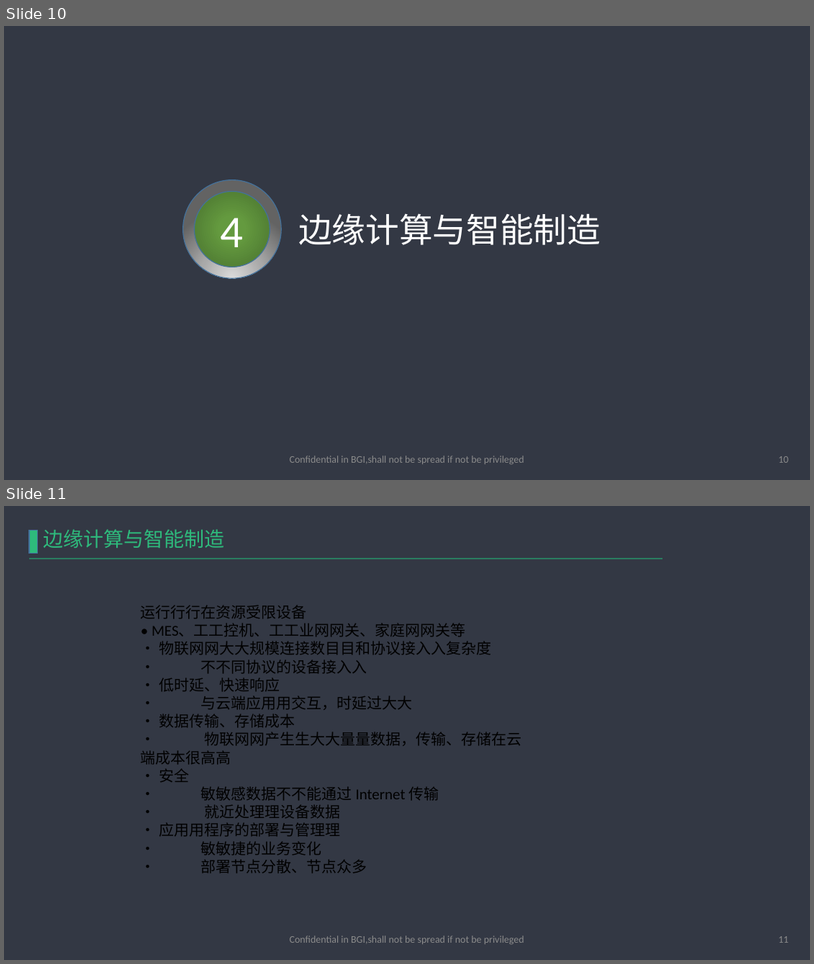
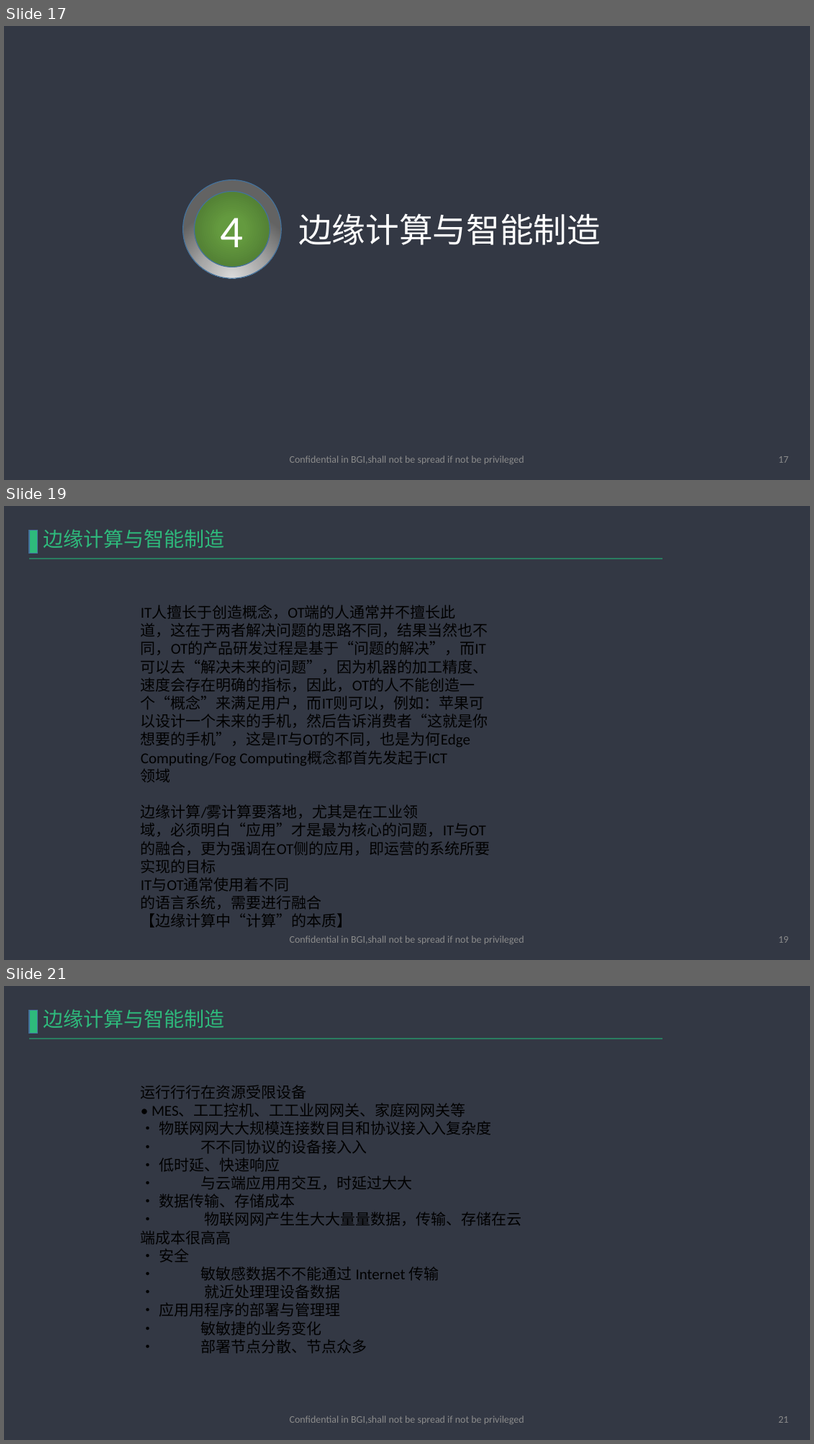
Before and after one commit to haobolicpp/EdgeComputing, a slide deck: 边缘计算.pptx. Shown one above the other, each under a label of ours: slides 10 and 11 before the commit, slides 17, 19 and 21 after it; the slides between them are not shown. The pictures are 814x964 and 814x1444 pixels, drawn with LibreOffice and Linux fonts; fonts in the diff are those of the drawing; background and template pictures are left out. Boxes give left, top, right and bottom in pixels: in the first picture for what was removed or moved away, otherwise in the second. Text is boxed around its words. In the diff, an @@ line names an element or a change of style, - is before the commit and + after.

```diff
--- a/边缘计算.pptx
+++ b/边缘计算.pptx
@@ slide 19 added at (x1=4, y1=506, x2=810, y2=960), background #333844; not listed: 2 template elements that a slide beside it also shows @@
@@ text added at (x1=44, y1=529, x2=225, y2=548), 24 pt, text #2EBA7C @@
+边缘计算与智能制造
@@ text added at (x1=141, y1=605, x2=491, y2=927), 18 pt, text #000000 @@
+IT人擅长于创造概念，OT端的人通常并不擅长此
+道，这在于两者解决问题的思路不同，结果当然也不
+同，OT的产品研发过程是基于“问题的解决”，而IT
+可以去“解决未来的问题”，因为机器的加工精度、
+速度会存在明确的指标，因此，OT的人不能创造一
+个“概念”来满足用户，而IT则可以，例如：苹果可
+以设计一个未来的手机，然后告诉消费者“这就是你
+想要的手机”，这是IT与OT的不同，也是为何Edge
+Computing/Fog Computing概念都首先发起于ICT
+领域
+边缘计算/雾计算要落地，尤其是在工业领
+域，必须明白“应用”才是最为核心的问题，IT与OT
+的融合，更为强调在OT侧的应用，即运营的系统所要
+实现的目标
+IT与OT通常使用着不同
+的语言系统，需要进行融合
+【边缘计算中“计算”的本质】
@@ text added at (x1=290, y1=935, x2=525, y2=944), 12 pt, text #8C8C8C @@
+Confidential in BGI,shall not be spread if not be privileged
@@ page number added at (x1=779, y1=936, x2=789, y2=942), 12 pt, text #8C8C8C @@
+19
@@ what was slide 10 is now slide 17 @@
@@ page number at (x1=779, y1=456, x2=789, y2=462): text changed @@
-10
+17
@@ what was slide 11 is now slide 21 @@
@@ page number at (x1=779, y1=1416, x2=789, y2=1422): text changed @@
-11
+21
```
Also in this commit, not shown: 7 slides changed, 9 other slides added, 3 other files.
